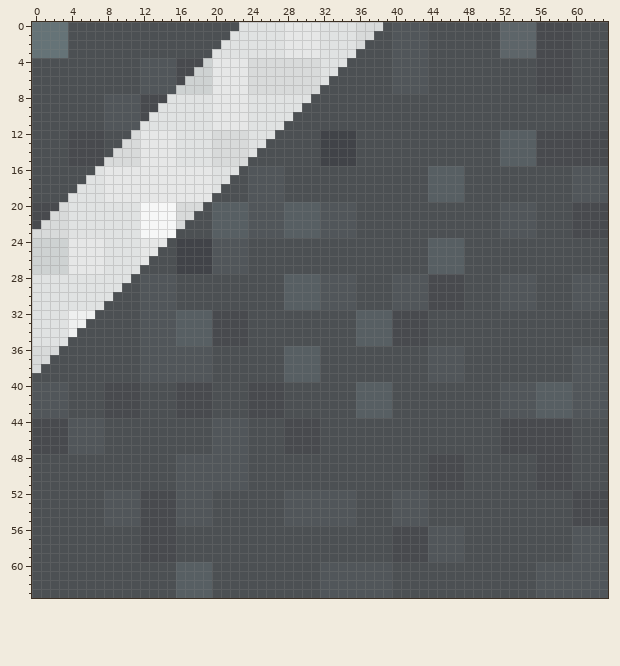
Pixel-art sprite, stored at RoadPackPlus/RoadPackPlus[RES]/textures/blocks/concrete_powder_gray_white_line_slanting_b.png. That is the earlier state.
The file is 64x64 pixels. Colours within 5 levels of each other are drawn and written as one.
Now the later version:
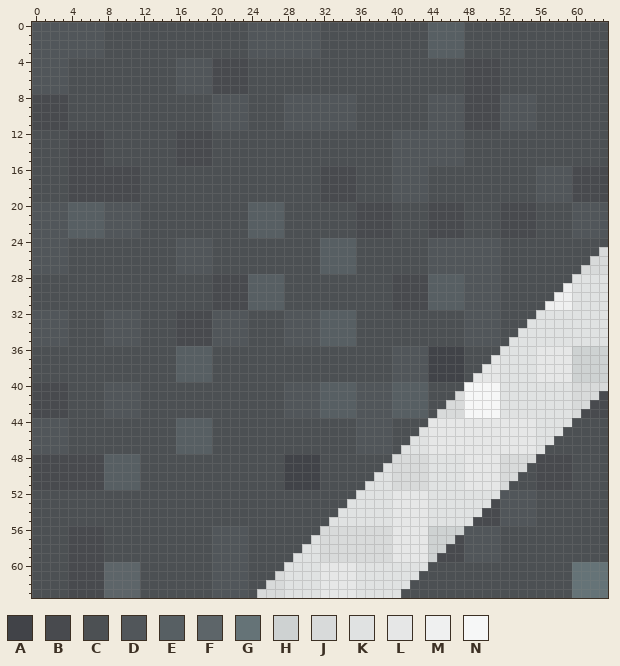
Palette (. is transparent): A #414348  B #484a4e  C #4c5053  D #51565a  E #575f63  F #5d6569  G #657377  H #ced2d2  J #d8dada  K #e0e2e2  L #e6e7e7  M #eff0f0  N #f6f7f7
Edits made:
Changed rows in their new state; - is an unchanged pixel.
first column x 0:
 0 DDDDDDDD---------------CDDDDDDDDCCCCCCC-CCCCEEEE----CCCCCCCC----
 1 DDDDDDDD--------------CCDDDDDDDDCCCCCC--CCCCEEEE----CCCCCCCC----
 2 DDDDDDDD-------------CCCDDDDDDDDCCCCC---CCCCEEEE----CCCCCCCC----
 3 DDDDDDDD------------CCCCDDDDDDDDCCCC----CCCCEEEE----CCCCCCCC----
 4 DDDD--------CCCCDDDDBBBBCCCCCCCCCCC-----CCCC----BBBB----CCCC----
 5 DDDD--------CCCCDDDDBBBBCCCCCCCCCC------CCCC----BBBB----CCCC----
 6 DDDD--------CCCCDDDDBBBBCCCCCCCCC-------CCCC----BBBB----CCCC----
 7 DDDD--------CCCCDDDDBBBBCCCCCCCC--------CCCC----BBBB----CCCC----
 8 BBBB----CCCCCCCCCCCCDDDDCCCCDDDDDDDD--------DDDDBBBBDDDD--------
 9 BBBB----CCCCCCCCCCCCDDDDCCCCDDDDDDDD--------DDDDBBBBDDDD--------
10 BBBB----CCCCCCCCCCCCDDDDCCCCDDDDDDDD--------DDDDBBBBDDDD--------
11 BBBB----CCCCCCCCCCCCDDDDCCCCDDDDDDDD--------DDDDBBBBDDDD--------
12 -----------CCCCCBBBBCCCCCCC-----CCCC----DDDDDDDD----CCCCCCCCCCCC
13 ----------CCCCCCBBBBCCCCCC------CCCC----DDDDDDDD----CCCCCCCCCCCC
14 ---------CCCCCCCBBBBCCCCC-------CCCC----DDDDDDDD----CCCCCCCCCCCC
15 --------CCCCCCCCBBBBCCCC--------CCCC----DDDDDDDD----CCCCCCCCCCCC
16 ----BBBBBBBBCCCCCCCCCCC-CCCC----BBBB----DDDDCCCC--------DDDDBBBB
17 ----BBBBBBBBCCCCCCCCCC--CCCC----BBBB----DDDDCCCC--------DDDDBBBB
18 ----BBBBBBBBCCCCCCCCC---CCCC----BBBB----DDDDCCCC--------DDDDBBBB
19 ----BBBBBBBBCCCCCCCC----CCCC----BBBB----DDDDCCCC--------DDDDBBBB
20 DDDDEEEEDDDDCCCCCCC-CCCCEEEECCCCCCCCBBBB----BBBB----BBBB----DDDD
21 DDDDEEEEDDDDCCCCCC--CCCCEEEECCCCCCCCBBBB----BBBB----BBBB----DDDD
22 DDDDEEEEDDDDCCCCC---CCCCEEEECCCCCCCCBBBB----BBBB----BBBB----DDDD
23 DDDDEEEEDDDDCCCC----CCCCEEEECCCCCCCCBBBB----BBBB----BBBB----DDDD
24 DDDDCCCCCCCCCCC-DDDDCCCC--------EEEE--------DDDDDDDD------------
25 DDDDCCCCCCCCCC--DDDDCCCC--------EEEE--------DDDDDDDD-----------J
26 DDDDCCCCCCCCC---DDDDCCCC--------EEEE--------DDDDDDDD----------JJ
27 DDDDCCCCCCCC----DDDDCCCC--------EEEE--------DDDDDDDD---------JJJ
28 CCCCCCCCCCC-CCCC----BBBBEEEECCCCCCCC----BBBBEEEEDDDDCCCC----KKKK
29 CCCCCCCCCC--CCCC----BBBBEEEECCCCCCCC----BBBBEEEEDDDDCCCC---MKKKK
30 CCCCCCCCC---CCCC----BBBBEEEECCCCCCCC----BBBBEEEEDDDDCCCC--MMKKKK
31 CCCCCCCC----CCCC----BBBBEEEECCCCCCCC----BBBBEEEEDDDDCCCC-MMMKKKK
32 DDDDCCC-DDDDCCCCBBBBDDDD----DDDDEEEECCCCCCCC----DDDD----KKKKKKKK
33 DDDDCC--DDDDCCCCBBBBDDDD----DDDDEEEECCCCCCCC----DDDD---KKKKKKKKK
34 DDDDC---DDDDCCCCBBBBDDDD----DDDDEEEECCCCCCCC----DDDD--KKKKKKKKKK
35 DDDD----DDDDCCCCBBBBDDDD----DDDDEEEECCCCCCCC----DDDD-KKKKKKKKKKK
36 CCC---------CCCCEEEE--------CCCC--------DDDDAAAA----KKKKLLLLHHHH
37 CC----------CCCCEEEE--------CCCC--------DDDDAAAA---LKKKKLLLLHHHH
38 C-----------CCCCEEEE--------CCCC--------DDDDAAAA--LLKKKKLLLLHHHH
39 ------------CCCCEEEE--------CCCC--------DDDDAAAA-LLLKKKKLLLLHHHH
40 BBBB----DDDD----CCCC----CCCCDDDDEEEEDDDDEEEE----NNNNKKKKKKKKJJJJ
41 BBBB----DDDD----CCCC----CCCCDDDDEEEEDDDDEEEE---JNNNNKKKKKKKKJJJB
42 BBBB----DDDD----CCCC----CCCCDDDDEEEEDDDDEEEE--JJNNNNKKKKKKKKJJBB
43 BBBB----DDDD----CCCC----CCCCDDDDEEEEDDDDEEEE-JJJNNNNKKKKKKKKJBBB
44 DDDDCCCC--------EEEECCCC----CCCC----DDDD----LLLLLLLLLLLLKKKK----
45 DDDDCCCC--------EEEECCCC----CCCC----DDDD---KLLLLLLLLLLLLKKKC----
46 DDDDCCCC--------EEEECCCC----CCCC----DDDD--KKLLLLLLLLLLLLKKCC----
47 DDDDCCCC--------EEEECCCC----CCCC----DDDD-KKKLLLLLLLLLLLLKCCC----
48 BBBBBBBBEEEE----CCCCCCCC----AAAA--------JJJJKKKKLLLLJJJJ--------
49 BBBBBBBBEEEE----CCCCCCCC----AAAA-------KJJJJKKKKLLLLJJJ---------
50 BBBBBBBBEEEE----CCCCCCCC----AAAA------KKJJJJKKKKLLLLJJ----------
51 BBBBBBBBEEEE----CCCCCCCC----AAAA-----KKKJJJJKKKKLLLLJ-----------
52 --------CCCCCCCCCCCC--------CCCCCCCCKKKKLLLLKKKKKKKKDDDD----CCCC
53 --------CCCCCCCCCCCC--------CCCCCCCKKKKKLLLLKKKKKKKBDDDD----CCCC
54 --------CCCCCCCCCCCC--------CCCCCCKKKKKKLLLLKKKKKKBBDDDD----CCCC
55 --------CCCCCCCCCCCC--------CCCCCKKKKKKKLLLLKKKKKBBBDDDD----CCCC
56 ----BBBB----CCCC----DDDD--------JJJJJJJJLLLLHHHHDDDD--------CCCC
57 ----BBBB----CCCC----DDDD-------KJJJJJJJJLLLLHHHBDDDD--------CCCC
58 ----BBBB----CCCC----DDDD------KKJJJJJJJJLLLLHHBBDDDD--------CCCC
59 ----BBBB----CCCC----DDDD-----KKKJJJJJJJJLLLLHBBBDDDD--------CCCC
60 ----BBBBFFFF----CCCCDDDD----KKKKLLLLKKKKKKKK------------CCCCGGGG
61 ----BBBBFFFF----CCCCDDDD---JKKKKLLLLKKKKKKK-------------CCCCGGGG
62 ----BBBBFFFF----CCCCDDDD--JJKKKKLLLLKKKKKK--------------CCCCGGGG
63 ----BBBBFFFF----CCCCDDDD-JJJKKKKLLLLKKKKK---------------CCCCGGGG
Where, in picture pixels (left, top, right, bottom), the same in both pictures:
changed: (32, 22, 608, 598)
